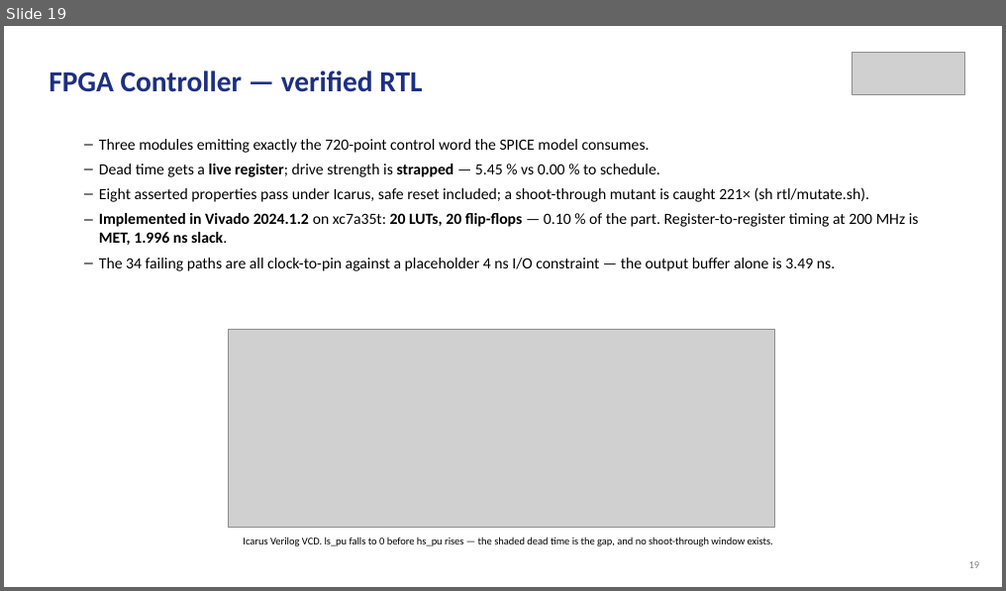
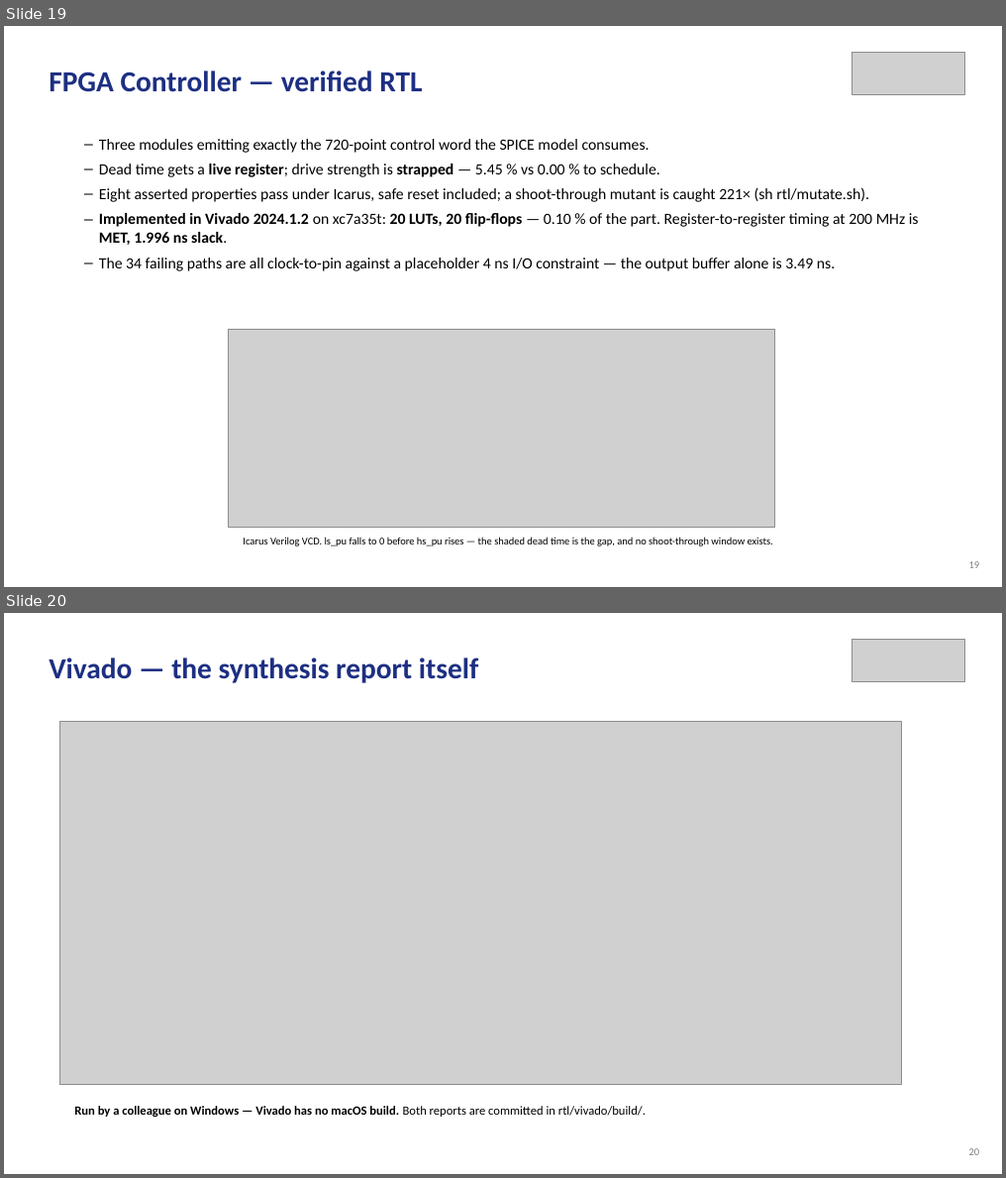
Before and after one commit to Amritha902/gan-driver, a slide deck: review/Review1_GaN_Segmented_Gate_Driver.pptx. Shown one above the other, each under a label of ours: slide 19 before the commit, slides 19 and 20 after it. The pictures are 1006x591 and 1006x1178 pixels, drawn with LibreOffice and Linux fonts; fonts in the diff are those of the drawing; grey boxes stand for pictures. Boxes give left, top, right and bottom in pixels: in the first picture for what was removed or moved away, otherwise in the second. Text is boxed around its words. In the diff, an @@ line names an element or a change of style, - is before the commit and + after.

```diff
--- a/review/Review1_GaN_Segmented_Gate_Driver.pptx
+++ b/review/Review1_GaN_Segmented_Gate_Driver.pptx
@@ slide 20 added at [4,613,1002,1174], background #FFFFFF @@
@@ picture added at [852,639,964,682] @@
@@ text added at [49,658,478,683], 28 pt, text #1D2F82, bold @@
+Vivado — the synthesis report itself
@@ picture added at [60,722,902,1084] @@
@@ text added at [74,1106,646,1117], 12 pt, text #000000, bold @@
+Run by a colleague on Windows — Vivado has no macOS build. Both reports are committed in rtl/vivado/build/.
@@ text added at [969,1149,980,1156], 10 pt, text #808080 @@
+20
```
Also in this commit, not shown: 12 slides changed, 4 other files.
